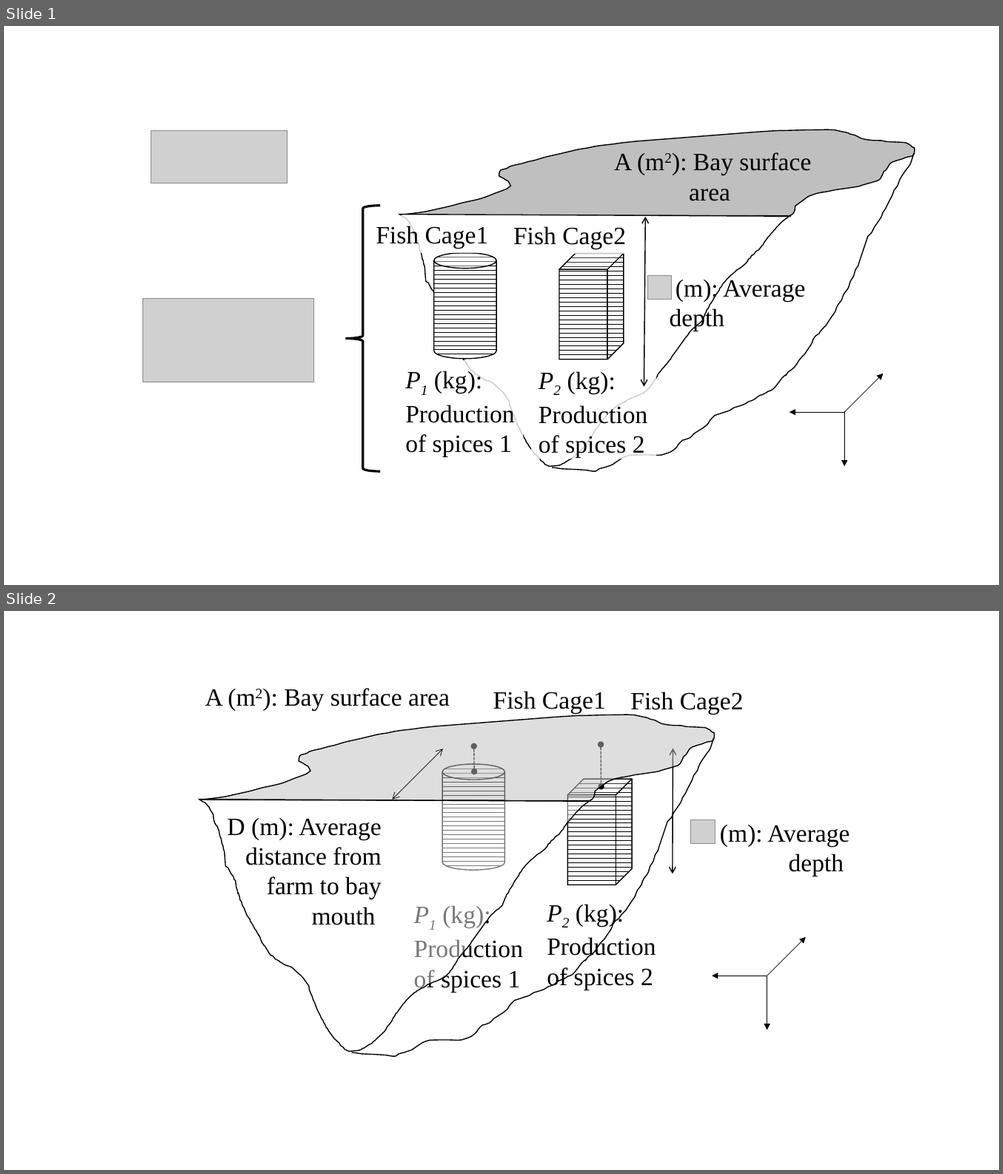
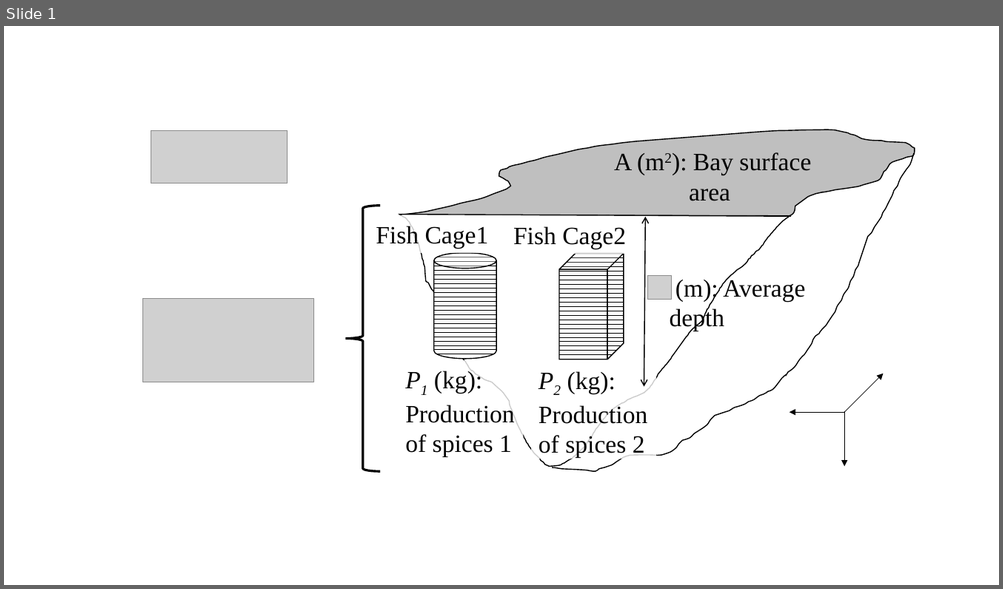
Before and after one commit to dlxiii/EAWOMEN2-2019, a slide deck: jsps/Presentation1.pptx. Shown one above the other, each under a label of ours: slides 1 and 2 before the commit, slide 1 after it. The pictures are 1003x1174 and 1003x589 pixels, drawn with LibreOffice and Linux fonts; fonts in the diff are those of the drawing; grey boxes stand for pictures. Boxes give left, top, right and bottom in pixels: in the first picture for what was removed or moved away, otherwise in the second. Text is boxed around its words. In the diff, an @@ line names an element or a change of style, - is before the commit and + after.

```diff
--- a/jsps/Presentation1.pptx
+++ b/jsps/Presentation1.pptx
@@ slide 2 removed at <box>4,611,999,1170</box>, background #FFFFFF @@
@@ text removed at <box>205,688,449,710</box> @@
-A (m2): Bay surface area
@@ rectangle removed at <box>486,681,638,718</box> @@
-Fish Cage1
@@ text removed at <box>630,692,743,714</box> @@
-Fish Cage2
@@ freeform shape removed at <box>196,704,719,833</box> @@
@@ freeform shape removed at <box>352,738,714,1057</box> @@
@@ double arrow removed from (392, 800) to (443, 749) @@
@@ group removed at <box>414,764,655,992</box>: 2 texts, 1 cube, 1 cylinder @@
-P1 (kg):
-Production of spices 1
-P2 (kg):
-Production of spices 2
@@ double arrow removed from (474, 746) to (474, 772) @@
@@ double arrow removed from (601, 744) to (601, 786) @@
@@ double arrow removed from (672, 749) to (672, 874) @@
@@ freeform shape removed at <box>199,800,591,1052</box> @@
@@ text removed at <box>227,818,381,925</box> @@
-D (m): Average distance from farm to bay mouth
@@ picture removed at <box>691,820,715,844</box> @@
@@ text removed at <box>720,825,849,877</box> @@
-(m): Average depth
@@ arrow removed from (767, 976) to (805, 937) @@
@@ arrow removed from (766, 976) to (712, 976) @@
@@ arrow removed from (767, 976) to (767, 1031) @@
```
Also in this commit, not shown: 1 slide changed, 1 slide added, 3 other files.
